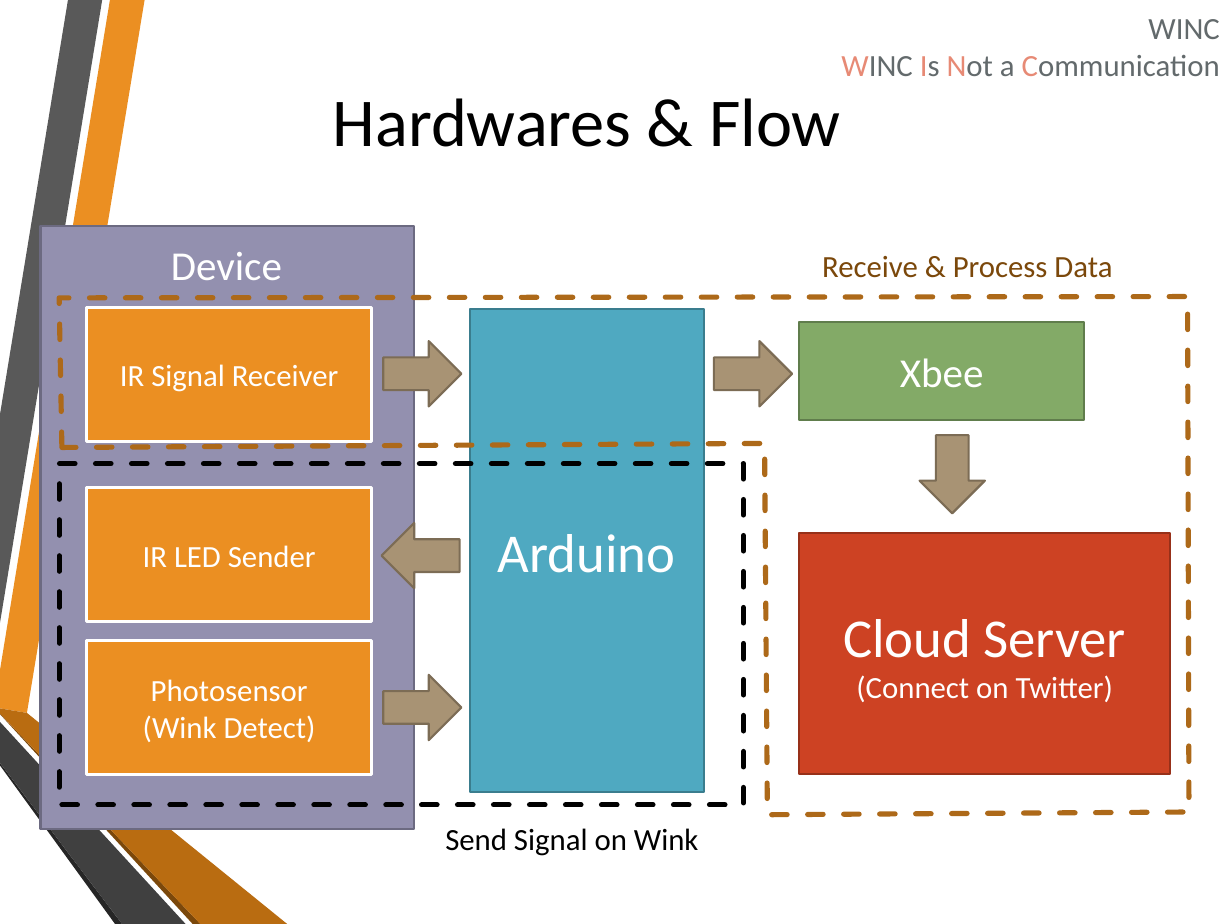
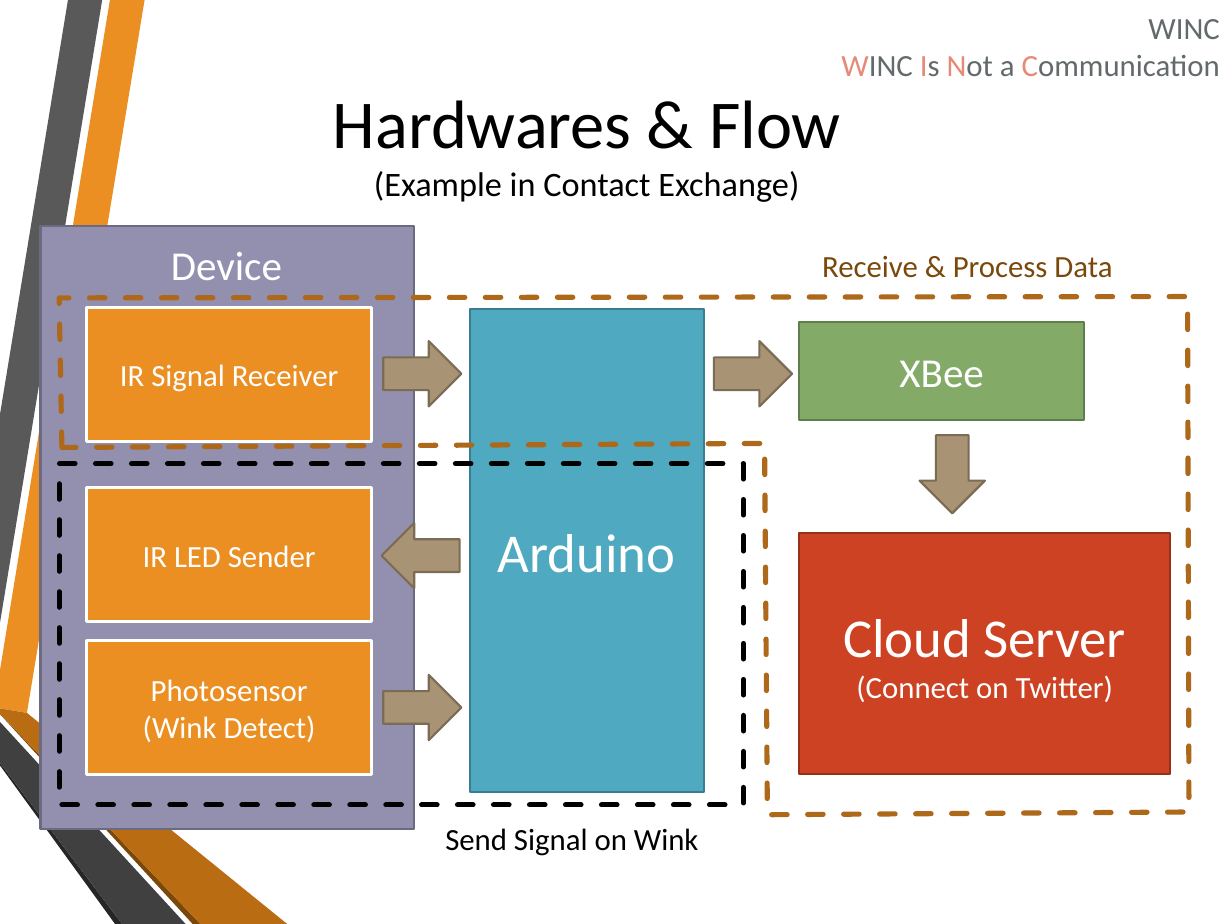
Before and after one commit to onishy/Oshiriai, a slide deck: slide 6 of Presentation/winkie（仮称）.pptx (slide 3 before the commit). Drawn at 1232x924 pixels with LibreOffice and Linux fonts; fonts in the diff are those of the drawing; background and template pictures are left out. Boxes give left, top, right and bottom in pixels: in the first picture for what was removed or moved away, otherwise in the second. Text is boxed around its words. In the diff, an @@ line names an element or a change of style, - is before the commit and + after.

```diff
--- a/Presentation/winkie（仮称）.pptx
+++ b/Presentation/winkie（仮称）.pptx
@@ title at bbox=[333, 100, 841, 202]: text changed; size 40 to 20 pt @@
-Hardwares & Flow
+Hardwares & Flow
+(Example in Contact Exchange)
@@ text in rectangle at bbox=[899, 360, 983, 387]: text changed @@
-Xbee
+XBee
```
Also in this commit, not shown: 3 other slides changed, 1 slide added.
